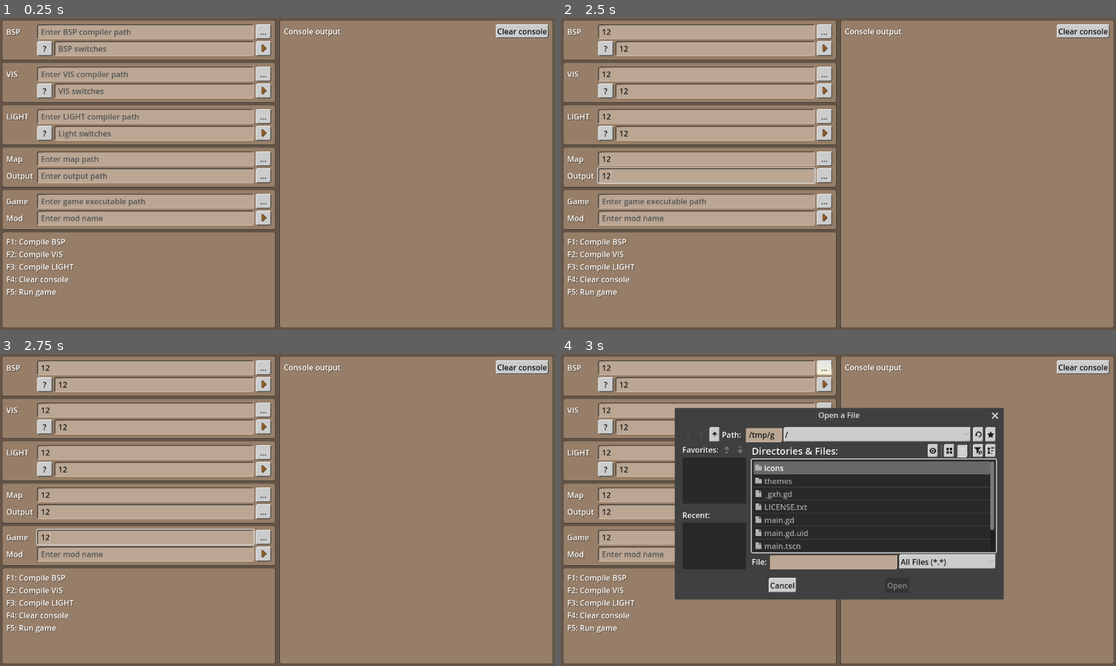
Above: before the commit, frames 1-4 (two rows, left to right).
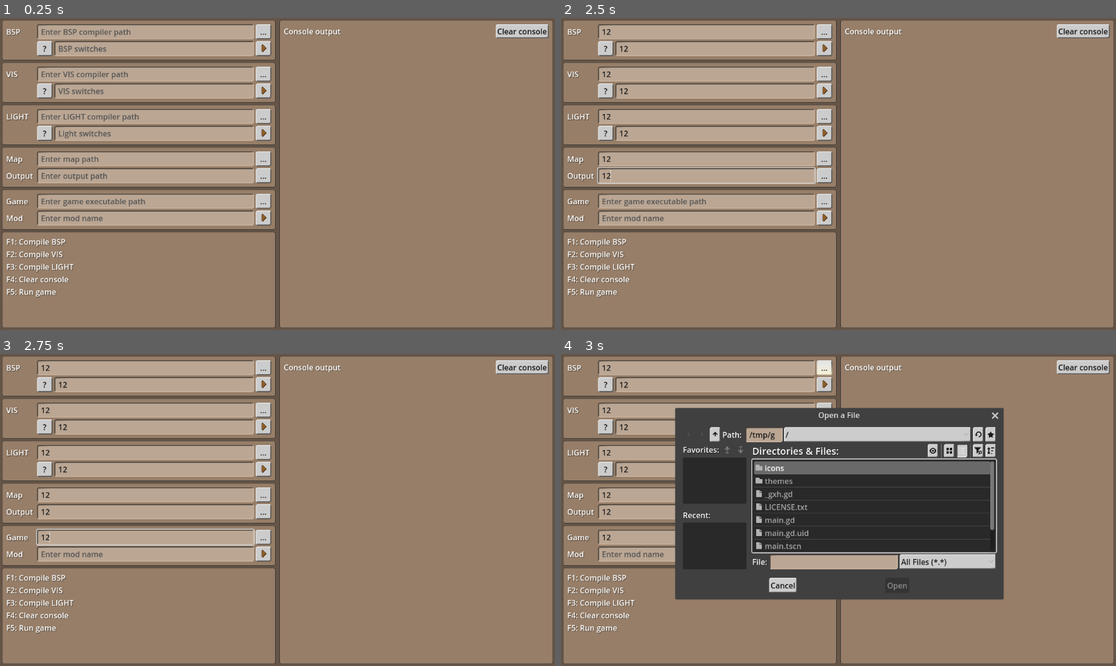
Above: after the commit, the same moments.

Repository: VictorKarp/Quakompiler
Game: Godot game, scene res://main.tscn
Same seed, same stepped clock (60 frames per second), same inputs: the game is played once before the commit and once after it.
Inputs (mouse positions are in pixels of both pictures, inside the frame that each line leads up to):
- Up to frame 1 (0.25 s): no input
- Up to frame 2 (2.5 s): click (705, 30) at 0.52 s; type "12" at 0.6 s; click (716, 49) at 0.75 s; type "12" at 0.83 s; click (705, 74) at 0.98 s; type "12" at 1.07 s; click (716, 89) at 1.27 s; type "12" at 1.35 s; click (705, 117) at 1.5 s; type "12" at 1.58 s; click (716, 133) at 1.73 s; type "12" at 1.82 s; click (705, 158) at 2.02 s; type "12" at 2.1 s; click (705, 177) at 2.25 s; type "12" at 2.33 s; click (705, 202) at 2.48 s
- Up to frame 3 (2.75 s): type "12" at 2.57 s
- Up to frame 4 (3 s): click "..." at 2.75 s

Frames 1-3 are identical in both runs. In frame 4, 1.3% of the frame differs, in the area x 20-70%, y 17-79%.

Commit message:
Implement default values when loading config files
This prevents problems during loading when some values are found and
others are not.

Diff:
--- a/main.gd
+++ b/main.gd
@@ -302,15 +302,15 @@
 		return
 
 	for section in config.get_sections():
-		_set_bsp_path(config.get_value("paths", "bsp_path"))
-		_set_bsp_switches(config.get_value("switches", "bsp"))
-		_set_vis_path(config.get_value("paths", "vis_path"))
-		_set_vis_switches(config.get_value("switches", "vis"))
-		_set_light_path(config.get_value("paths", "light_path"))
-		_set_light_switches(config.get_value("switches", "light"))
-		_set_map_path(config.get_value("paths", "map_path"))
-		_set_output_folder(config.get_value("paths", "output_folder"))
-		_set_game_path(config.get_value("paths", "game_path"))
-		_set_mod_name(config.get_value("launch", "mod_name"))
+		_set_bsp_path(config.get_value("paths", "bsp_path", ""))
+		_set_bsp_switches(config.get_value("switches", "bsp", ""))
+		_set_vis_path(config.get_value("paths", "vis_path", ""))
+		_set_vis_switches(config.get_value("switches", "vis", ""))
+		_set_light_path(config.get_value("paths", "light_path", ""))
+		_set_light_switches(config.get_value("switches", "light", ""))
+		_set_map_path(config.get_value("paths", "map_path", ""))
+		_set_output_folder(config.get_value("paths", "output_folder", ""))
+		_set_game_path(config.get_value("paths", "game_path", ""))
+		_set_mod_name(config.get_value("launch", "mod_name", ""))
 
 	_is_loading_config = false
